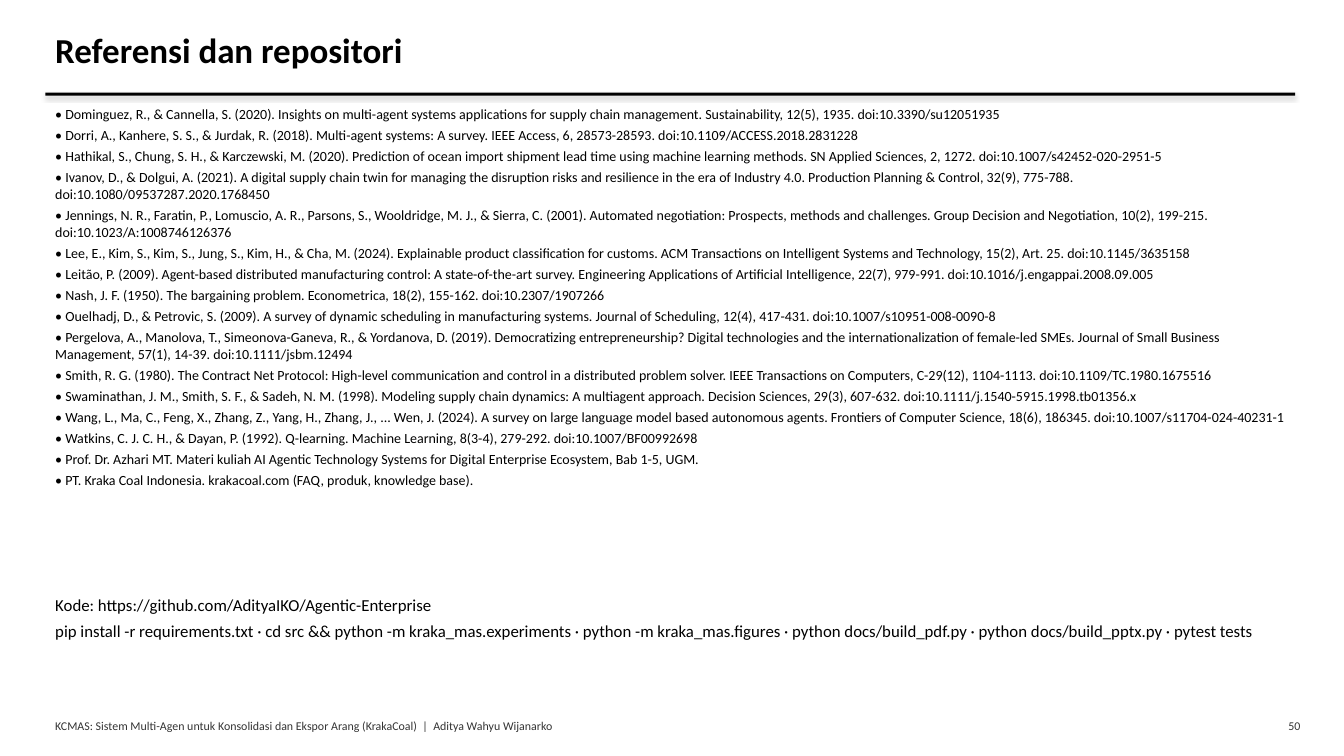
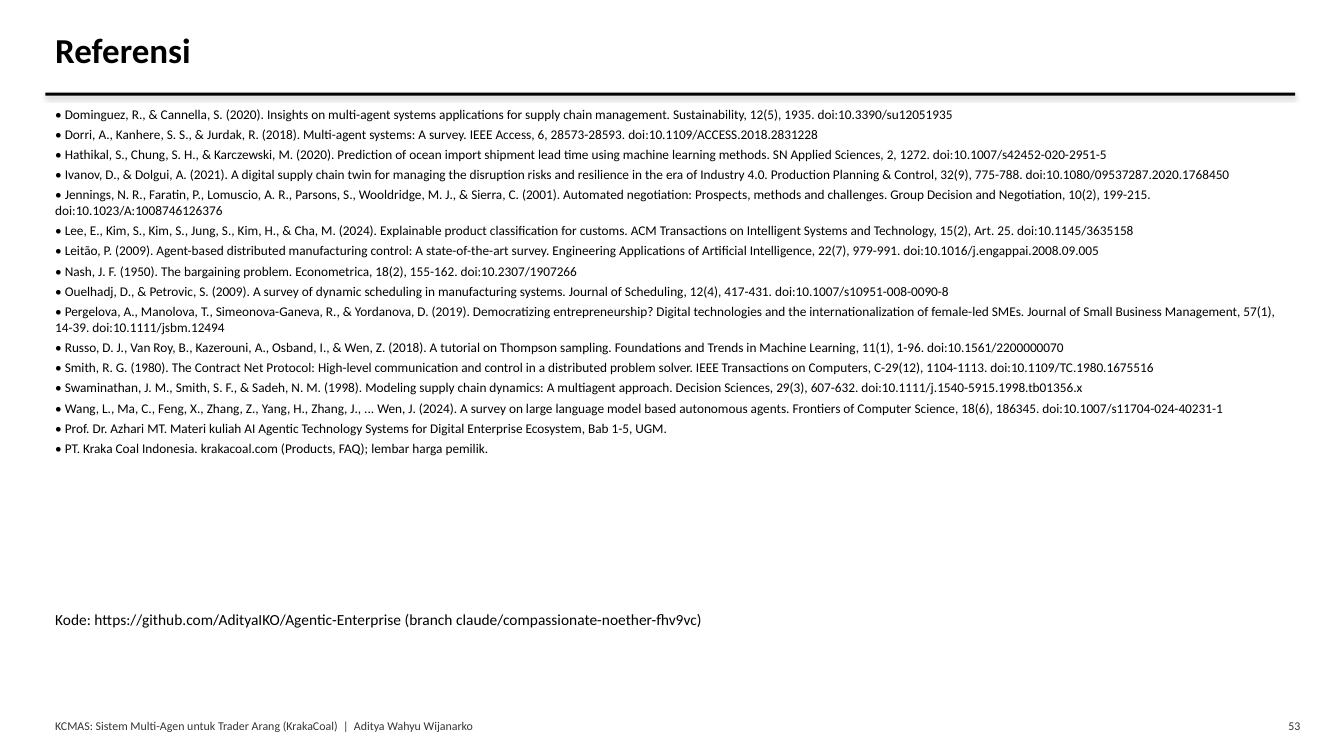
Before and after one commit to AdityaIKO/Agentic-Enterprise, a slide deck: slide 53 of docs/Presentasi_Tugas1.pptx (slide 50 before the commit). Drawn at 1344x756 pixels with LibreOffice and Linux fonts; fonts in the diff are those of the drawing. Boxes give left, top, right and bottom in pixels: in the first picture for what was removed or moved away, otherwise in the second. Text is boxed around its words. In the diff, an @@ line names an element or a change of style, - is before the commit and + after.

```diff
--- a/docs/Presentasi_Tugas1.pptx
+++ b/docs/Presentasi_Tugas1.pptx
@@ text at box(55, 38, 190, 64): text changed @@
-Referensi dan repositori
+Referensi
@@ text at box(55, 109, 1274, 436): size 10 to 9.5 pt @@
@@ text at box(65, 342, 1063, 355): paragraph added @@
+• Russo, D. J., Van Roy, B., Kazerouni, A., Osband, I., & Wen, Z. (2018). A tutorial on Thompson sampling. Foundations and Trends in Machine Learning, 11(1), 1-96. doi:10.1561/2200000070
@@ text at box(65, 433, 698, 446): paragraph removed @@
-• Watkins, C. J. C. H., & Dayan, P. (1992). Q-learning. Machine Learning, 8(3-4), 279-292. doi:10.1007/BF00992698
@@ text at box(65, 443, 489, 456): text changed; size 10 to 9.5 pt @@
-• PT. Kraka Coal Indonesia. krakacoal.com (FAQ, produk, knowledge base).
+• PT. Kraka Coal Indonesia. krakacoal.com (Products, FAQ); lembar harga pemilik.
@@ text at box(55, 614, 701, 628): text changed; size 12 to 11 pt @@
-Kode: https://github.com/AdityaIKO/Agentic-Enterprise
-pip install -r requirements.txt · cd src && python -m kraka_mas.experiments · python -m kraka_mas.figures · python docs/build_pdf.py · python docs/build_pptx.py · pytest tests
+Kode: https://github.com/AdityaIKO/Agentic-Enterprise (branch claude/compassionate-noether-fhv9vc)
@@ text at box(55, 721, 473, 732): text changed @@
-KCMAS: Sistem Multi-Agen untuk Konsolidasi dan Ekspor Arang (KrakaCoal) | Aditya Wahyu Wijanarko
+KCMAS: Sistem Multi-Agen untuk Trader Arang (KrakaCoal) | Aditya Wahyu Wijanarko
@@ text at box(1288, 722, 1300, 730): text changed @@
-50
+53
```
Also in this commit, not shown: 27 other slides changed, 25 slides added, 22 slides removed, 53 other files.
